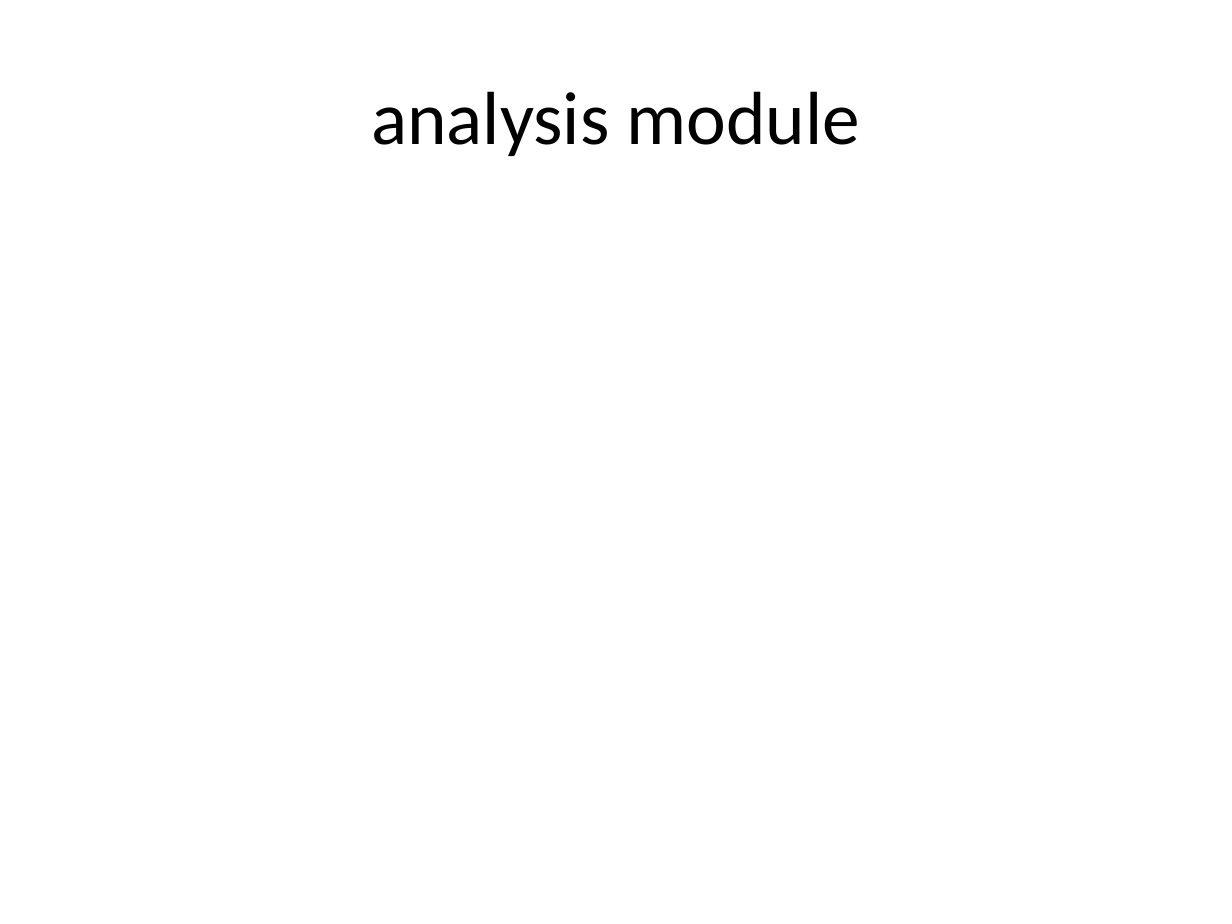
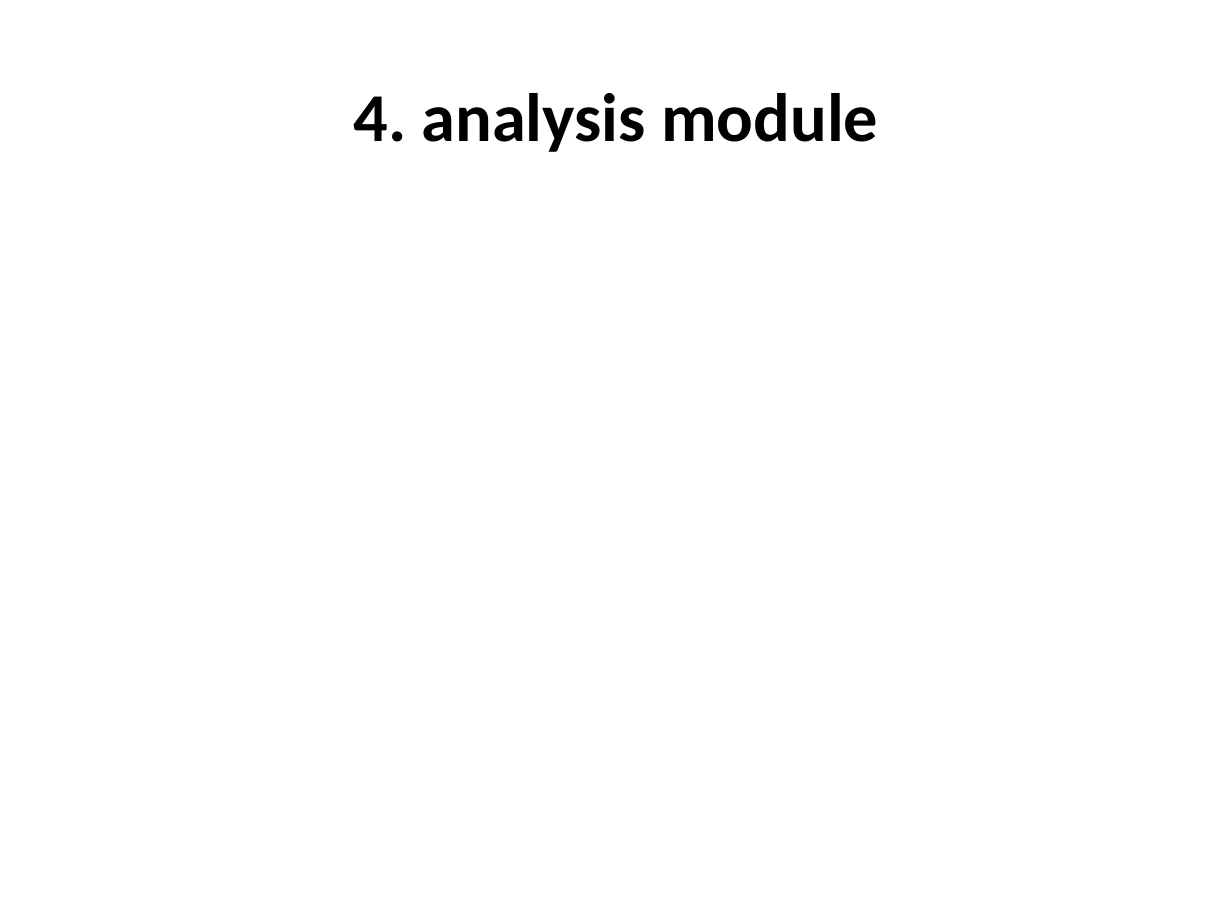
Before and after one commit to vitogump/lifelit, a slide deck: slide 11 of userGuide.pptx (slide 7 before the commit). Drawn at 1232x924 pixels with LibreOffice and Linux fonts; fonts in the diff are those of the drawing. Boxes give left, top, right and bottom in pixels: in the first picture for what was removed or moved away, otherwise in the second. Text is boxed around its words. In the diff, an @@ line names an element or a change of style, - is before the commit and + after.

```diff
--- a/userGuide.pptx
+++ b/userGuide.pptx
@@ title at box(353, 93, 878, 152): text changed; size 44 to 40 pt; bold on @@
-analysis module
+4. analysis module
```
Also in this commit, not shown: 8 other slides changed, 8 slides added, 2 slides removed, 3 other files.
